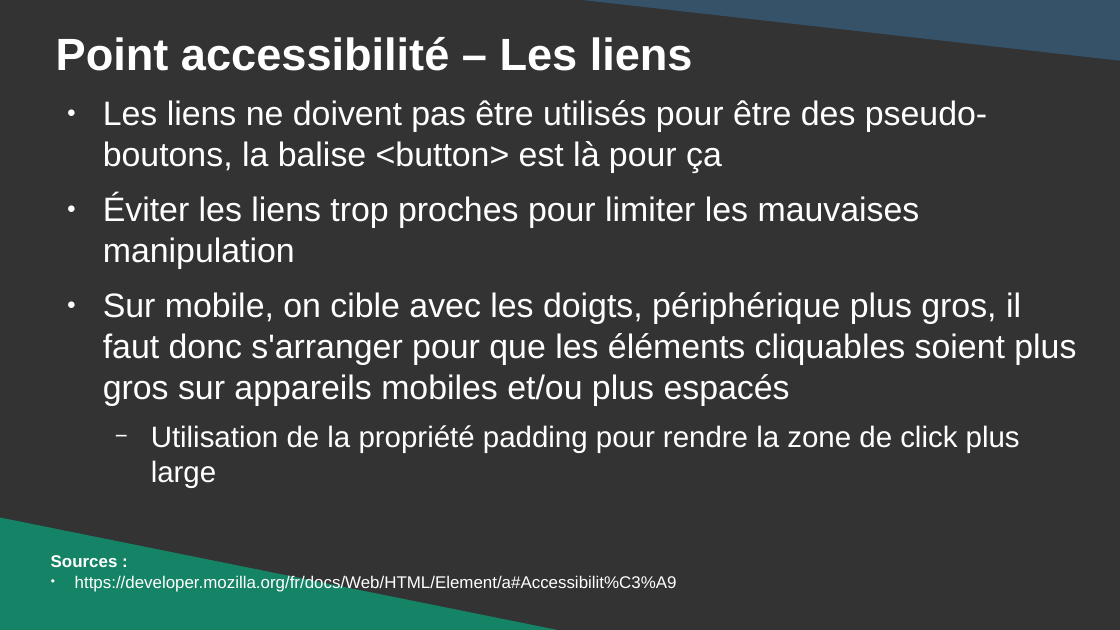
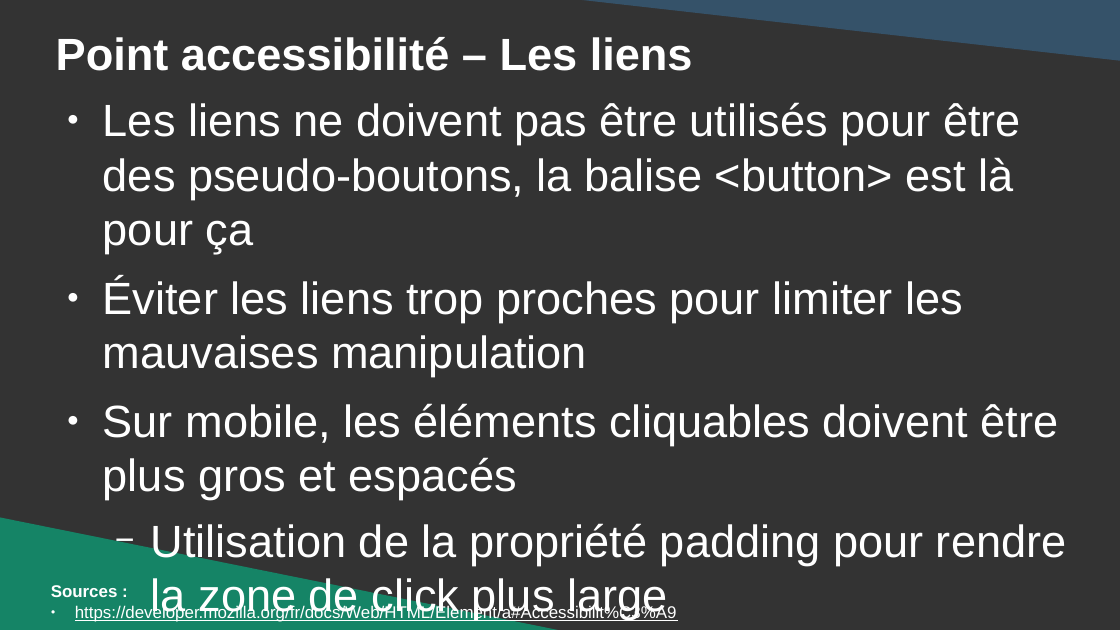
Before and after one commit to DanYellow/cours, a slide deck: slide 27 of integration-web-s1/travaux-pratiques/numero-6/presentation.odp (slide 26 before the commit). Drawn at 1120x630 pixels with LibreOffice and Linux fonts; fonts in the diff are those of the drawing. Boxes give left, top, right and bottom in pixels: in the first picture for what was removed or moved away, otherwise in the second. Text is boxed around its words. In the diff, an @@ line names an element or a change of style, - is before the commit and + after.

```diff
--- a/integration-web-s1/travaux-pratiques/numero-6/presentation.odp
+++ b/integration-web-s1/travaux-pratiques/numero-6/presentation.odp
@@ text at bbox=[103, 102, 1067, 620]: size 24 to 32 pt in "Les liens ne doivent pas être utilisés ...", "Éviter les liens trop proches pour limiter ..."; size 20.9 to 32 pt in "Utilisation de la propriété padding pour rendre ..." @@
@@ text at bbox=[103, 403, 1059, 500]: text changed; size 24 to 32 pt @@
-● Sur mobile, on cible avec les doigts, périphérique plus gros, il faut donc s'arranger pour que les éléments cliquables soient plus gros sur appareils mobiles et/ou plus espacés
+● Sur mobile, les éléments cliquables doivent être plus gros et espacés
@@ text "Sources :": place and size @@
-text "Sources :" at bbox=[51, 555, 677, 592]
+text "Sources :" at bbox=[51, 585, 677, 622]
@@ text at bbox=[75, 604, 677, 622]: underline on @@
```
Also in this commit, not shown: 5 other slides changed, 2 slides added, 14 other files.
